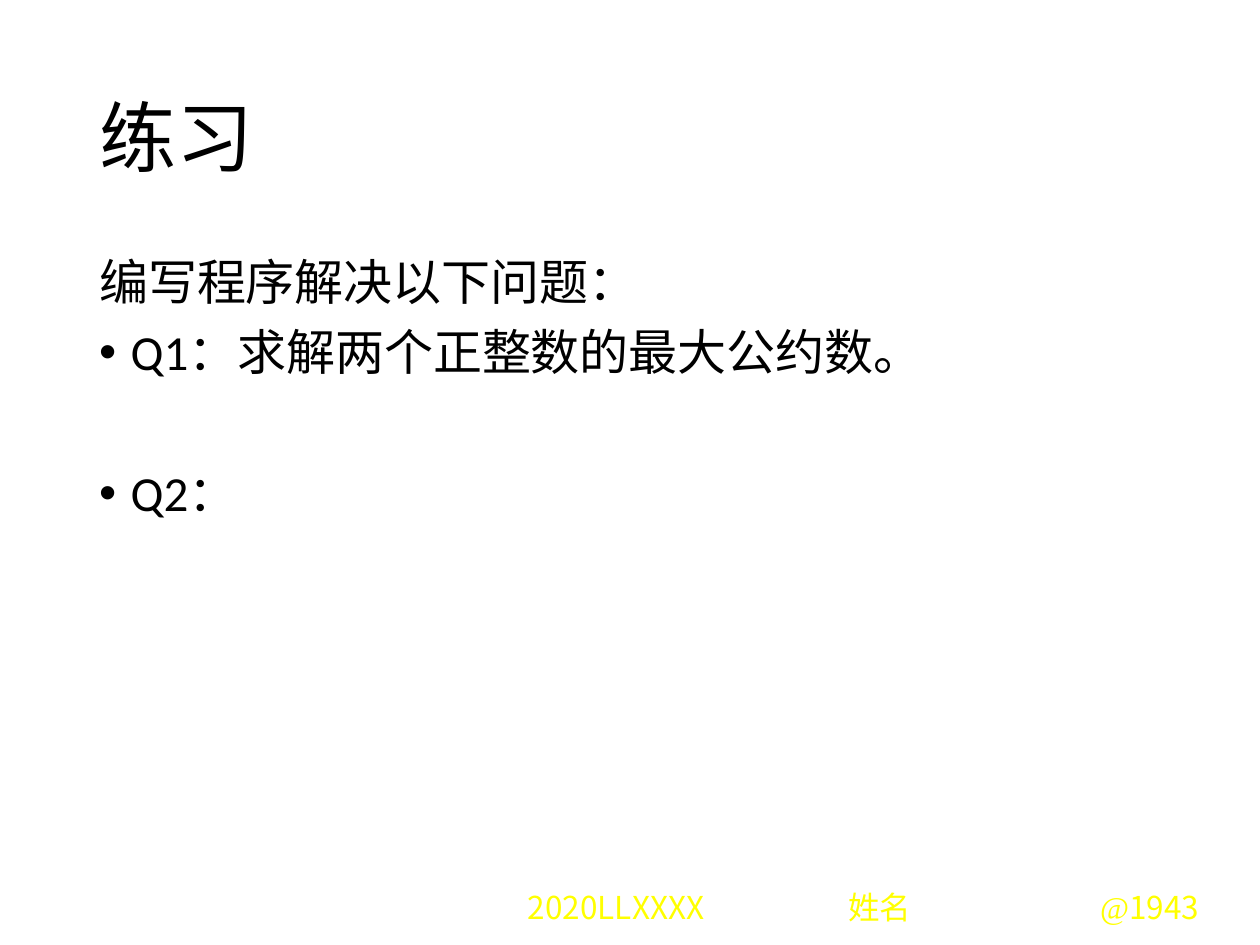
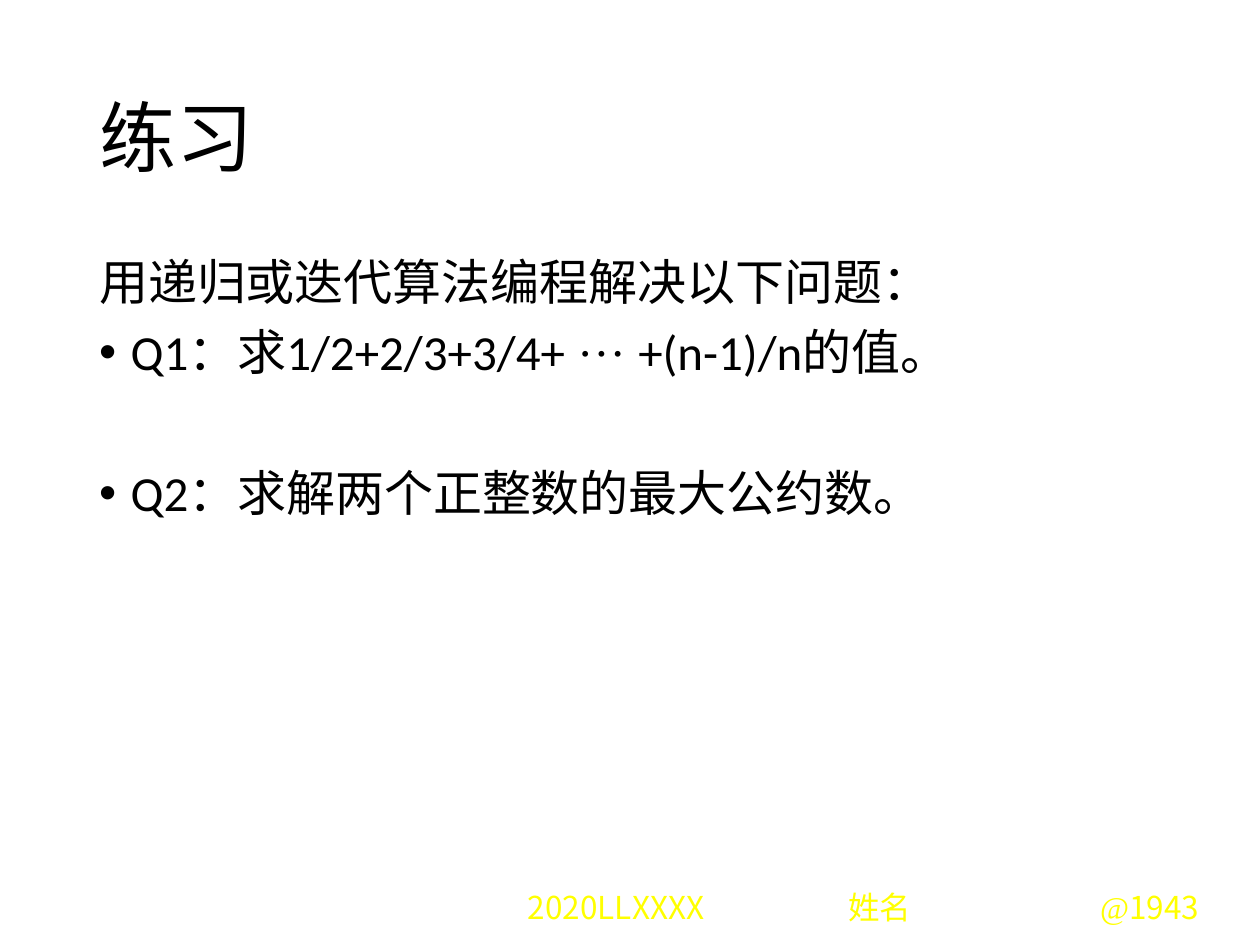
Before and after one commit to hongm32/2020design, a slide deck: slide 18 of 【第11课】迭代算法/【第11课】迭代算法.pptx (slide 21 before the commit). Drawn at 1260x945 pixels with LibreOffice and Linux fonts; fonts in the diff are those of the drawing; background and template pictures are left out. Boxes give left, top, right and bottom in pixels: in the first picture for what was removed or moved away, otherwise in the second. Text is boxed around its words. In the diff, an @@ line names an element or a change of style, - is before the commit and + after.

Commit message:
修改《【第11课】迭代算法》课件及源码

```diff
--- a/【第11课】迭代算法/【第11课】迭代算法.pptx
+++ b/【第11课】迭代算法/【第11课】迭代算法.pptx
@@ text at <box>99,258,949,518</box>: text changed @@
-编写程序解决以下问题：
-• Q1：求解两个正整数的最大公约数。
-• Q2：
+用递归或迭代算法编程解决以下问题：
+• Q1：求1/2+2/3+3/4+ ··· +(n-1)/n的值。
+• Q2：求解两个正整数的最大公约数。
```
Also in this commit, not shown: 6 other slides changed, 3 slides added, 6 slides removed, 7 other files.
